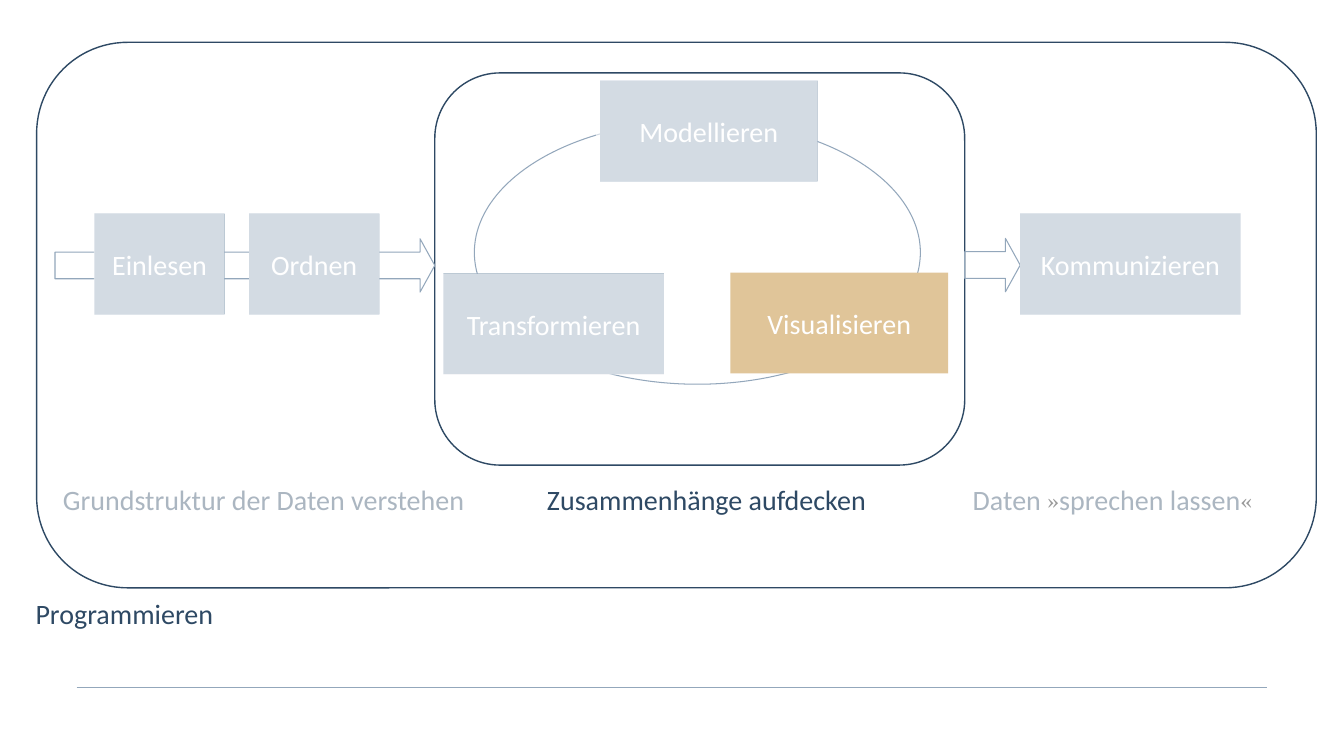
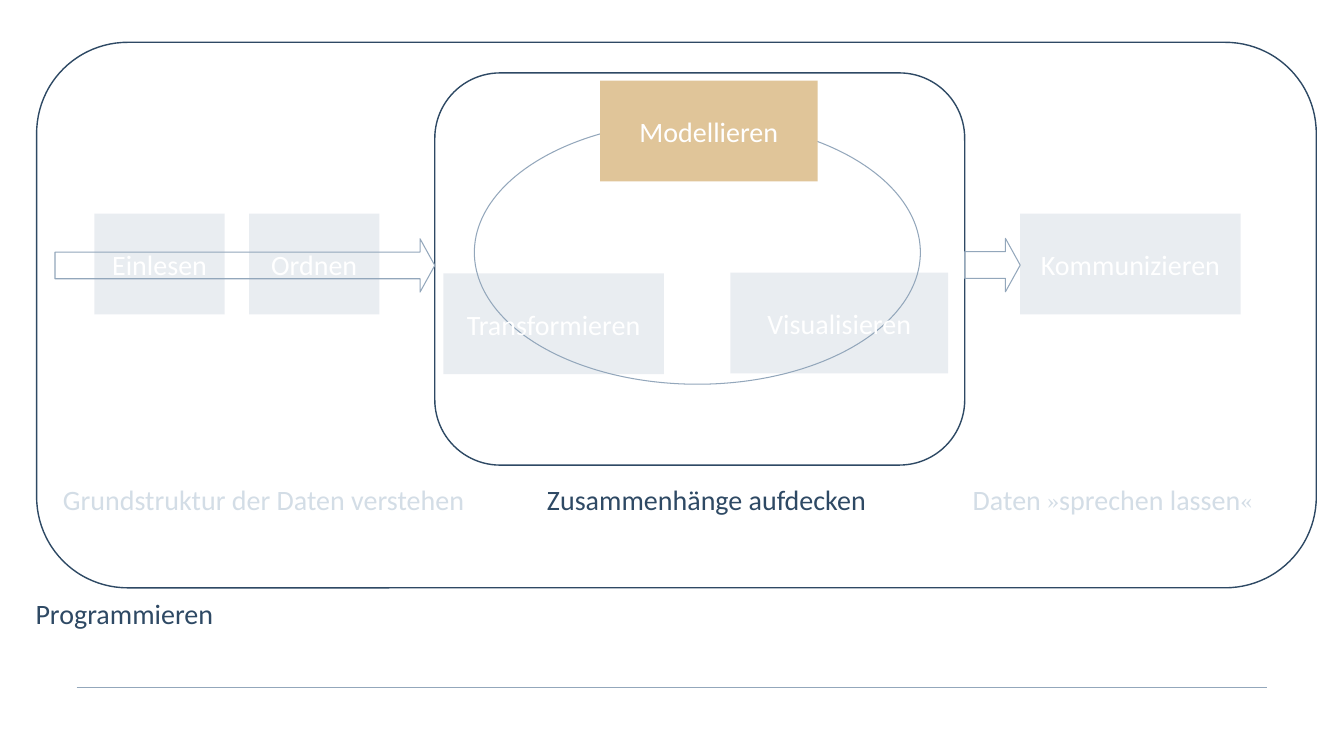
Before and after one commit to pekkasagner/Einfuehrung_in_R, a slide deck: slide 5 of images/Erstellte_Abbildungen.pptx. Drawn at 1344x756 pixels with LibreOffice and Linux fonts; fonts in the diff are those of the drawing; background and template pictures are left out. Boxes give left, top, right and bottom in pixels: in the first picture for what was removed or moved away, otherwise in the second. Text is boxed around its words. In the diff, an @@ line names an element or a change of style, - is before the commit and + after.

```diff
--- a/images/Erstellte_Abbildungen.pptx
+++ b/images/Erstellte_Abbildungen.pptx
@@ rectangle "Modellieren" at [600, 81, 818, 181]: fill #93A7BB to #E0C599 @@
@@ group removed at [54, 81, 1300, 535]: 7 rectangles @@
@@ fill #93A7BB to #93A7BB at 20% opacity in 4 elements at [95, 214, 225, 315], [249, 214, 379, 315], [444, 273, 664, 374], [1020, 214, 1241, 315] @@
@@ rectangle "Visualisieren" at [731, 273, 949, 374]: fill #E0C599 to #93A7BB at 20% opacity @@
@@ text "Grundstruktur der Daten verstehen" at [63, 491, 464, 510]: text colour #2E4964 to #D3DDE6 @@
@@ text "Daten »sprechen lassen«" at [973, 491, 1253, 514]: text colour #2E4964 to #D3DDE6; text colour #000000 to #D3DDE6 in "»sprechen lassen«" @@
```
Also in this commit, not shown: 7 other slides changed, 26 other files.
